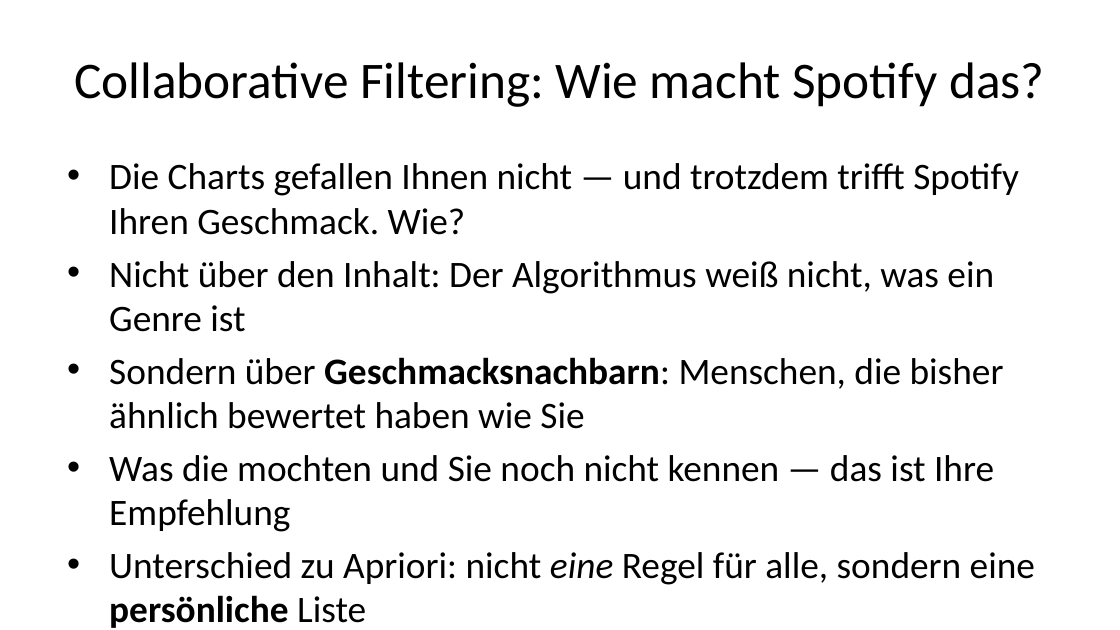
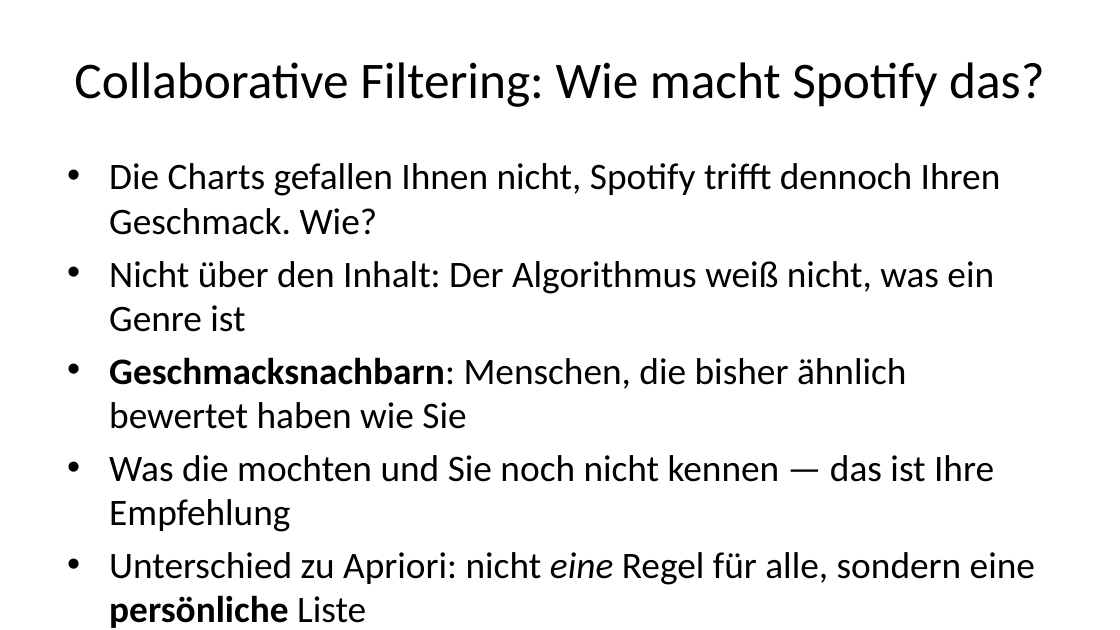
Before and after one commit to daswesen/2026-hu-berlin-data-mining, a slide deck: slide 41 of Konsultation_IBI_Deck.pptx. Drawn at 1120x630 pixels with LibreOffice and Linux fonts; fonts in the diff are those of the drawing. Boxes give left, top, right and bottom in pixels: in the first picture for what was removed or moved away, otherwise in the second. Text is boxed around its words. In the diff, an @@ line names an element or a change of style, - is before the commit and + after.

```diff
--- a/Konsultation_IBI_Deck.pptx
+++ b/Konsultation_IBI_Deck.pptx
@@ text at <box>109,163,1001,235</box>: text changed @@
-• Die Charts gefallen Ihnen nicht — und trotzdem trifft Spotify Ihren Geschmack. Wie?
+• Die Charts gefallen Ihnen nicht, Spotify trifft dennoch Ihren Geschmack. Wie?
@@ text at <box>109,357,907,429</box>: text changed @@
-• Sondern über Geschmacksnachbarn: Menschen, die bisher ähnlich bewertet haben wie Sie
+• Geschmacksnachbarn: Menschen, die bisher ähnlich bewertet haben wie Sie
```
Also in this commit, not shown: 15 other slides changed, 8 slides added, 5 slides removed, 53 other files.
